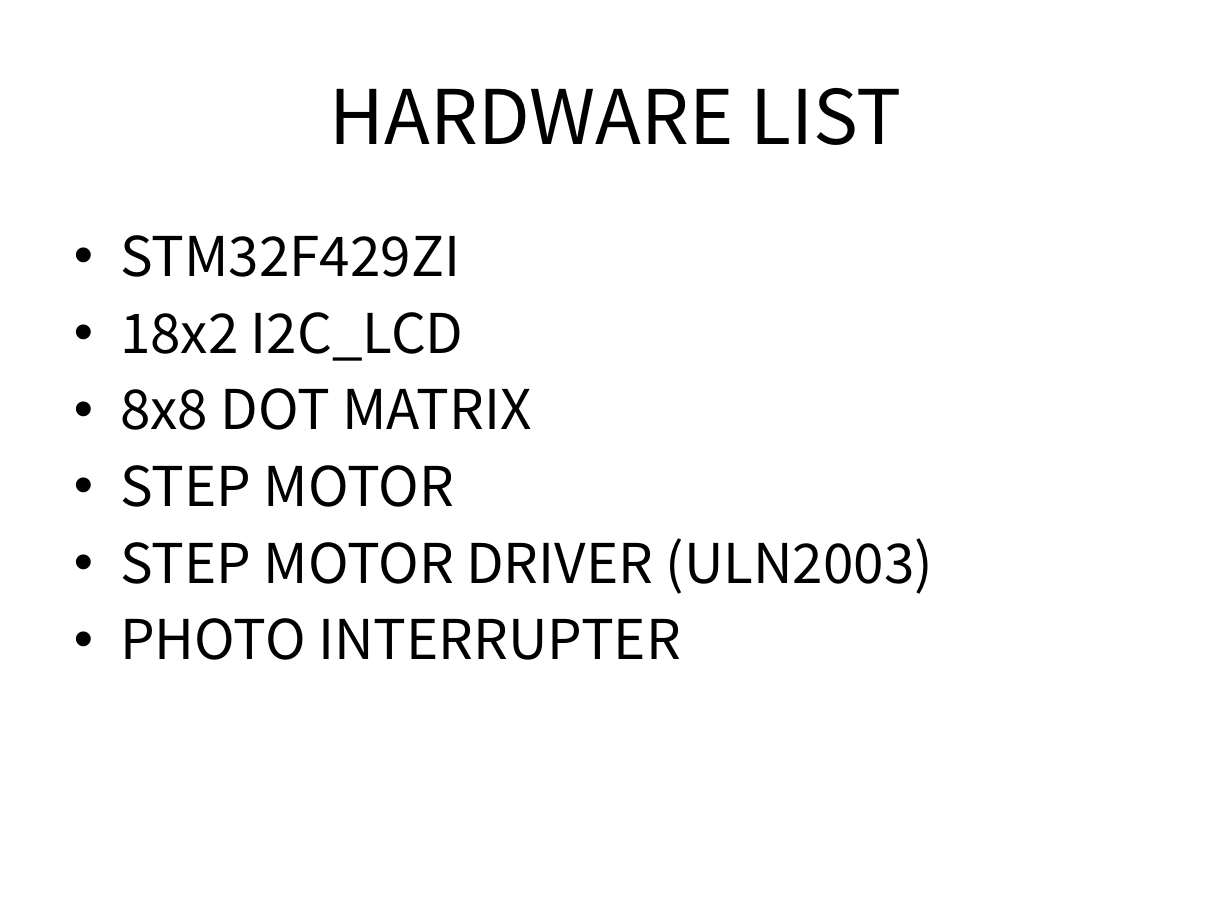
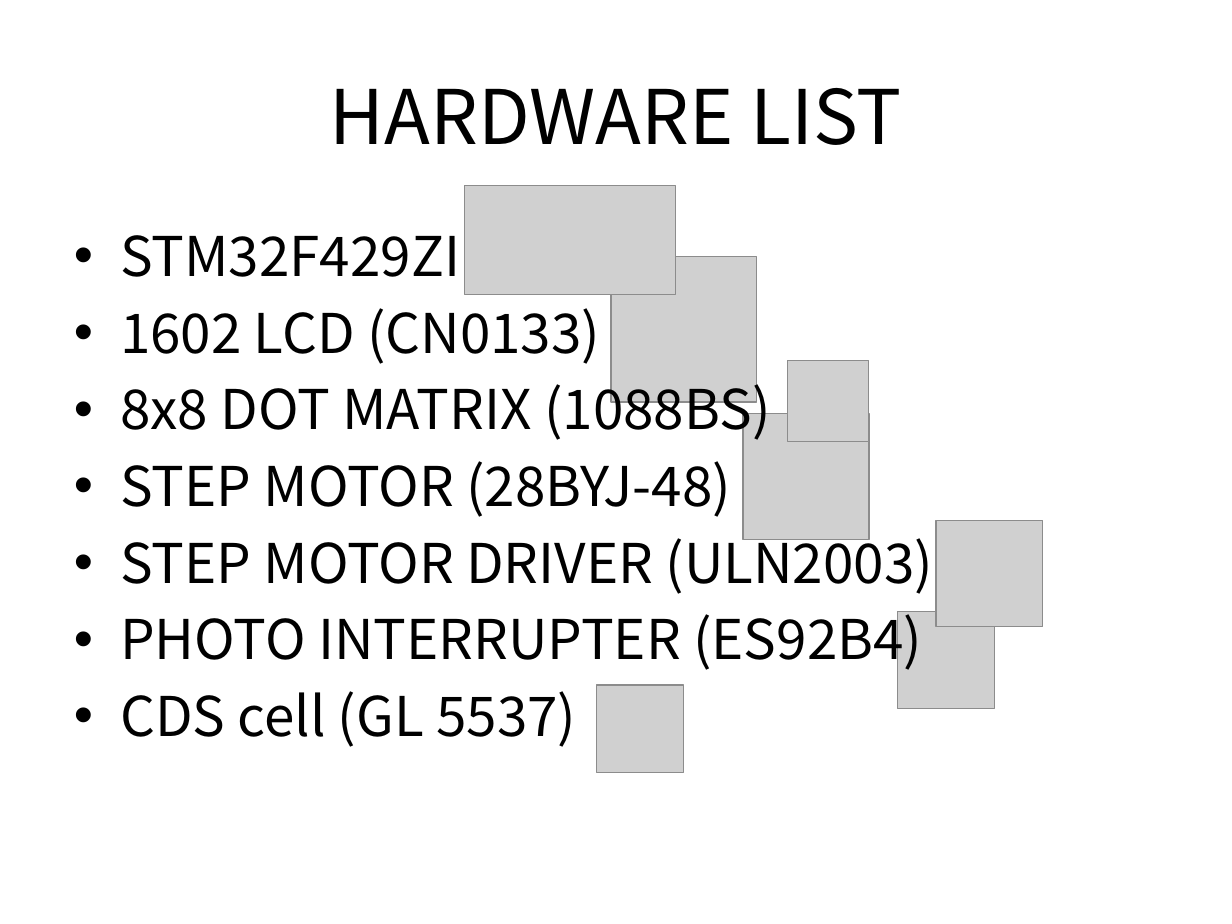
Before and after one commit to woochang0110/STM32_Elevator, a slide deck: slide 3 of Document/Elevator_ppt_final.pptx. Drawn at 1232x924 pixels with LibreOffice and Linux fonts; fonts in the diff are those of the drawing; grey boxes stand for pictures. Boxes give left, top, right and bottom in pixels: in the first picture for what was removed or moved away, otherwise in the second. Text is boxed around its words. In the diff, an @@ line names an element or a change of style, - is before the commit and + after.

```diff
--- a/Document/Elevator_ppt_final.pptx
+++ b/Document/Elevator_ppt_final.pptx
@@ picture added at [464, 185, 675, 294] @@
@@ picture added at [611, 256, 756, 402] @@
@@ text at [120, 308, 770, 517]: text changed @@
-• 18x2 I2C_LCD
-• 8x8 DOT MATRIX
-• STEP MOTOR
+• 1602 LCD (CN0133)
+• 8x8 DOT MATRIX (1088BS)
+• STEP MOTOR (28BYJ-48)
@@ picture added at [787, 360, 869, 441] @@
@@ picture added at [743, 414, 869, 540] @@
@@ picture added at [936, 520, 1044, 627] @@
@@ text at [120, 611, 922, 747]: text changed @@
-• PHOTO INTERRUPTER
+• PHOTO INTERRUPTER (ES92B4)
+• CDS cell (GL 5537)
@@ picture added at [897, 612, 994, 710] @@
@@ picture added at [596, 685, 684, 772] @@
```
Also in this commit, not shown: 1 other slide changed, 2 slides added, 1 slide removed, 5 other files.
